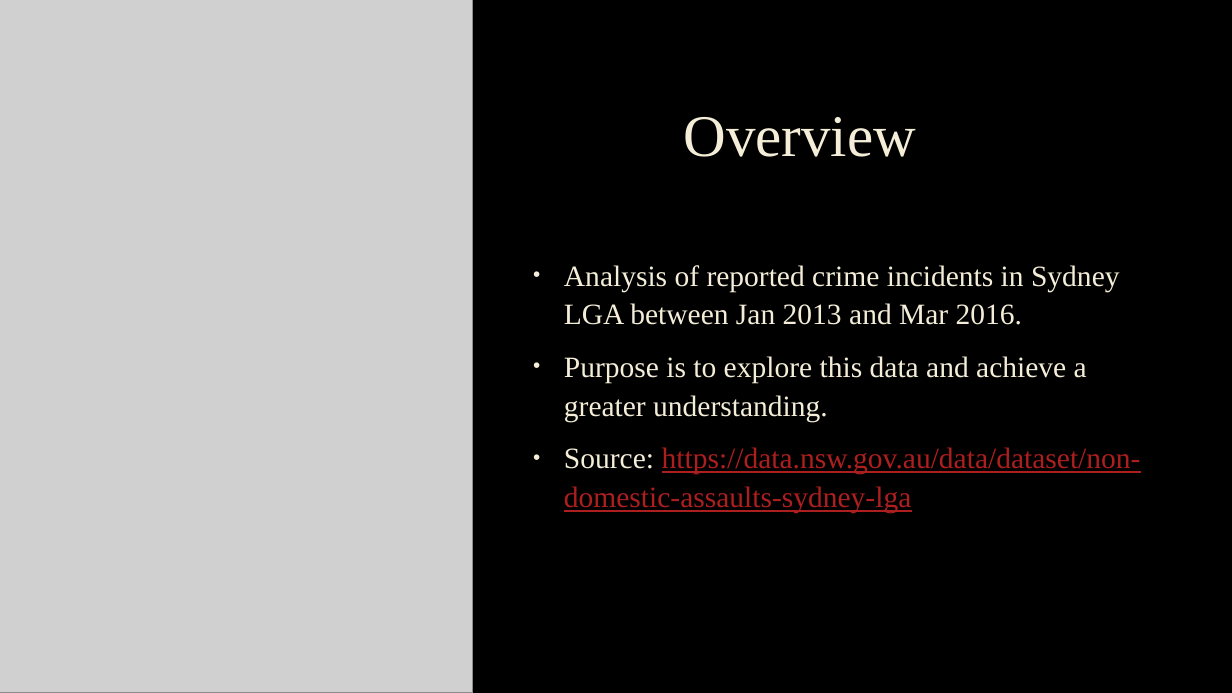
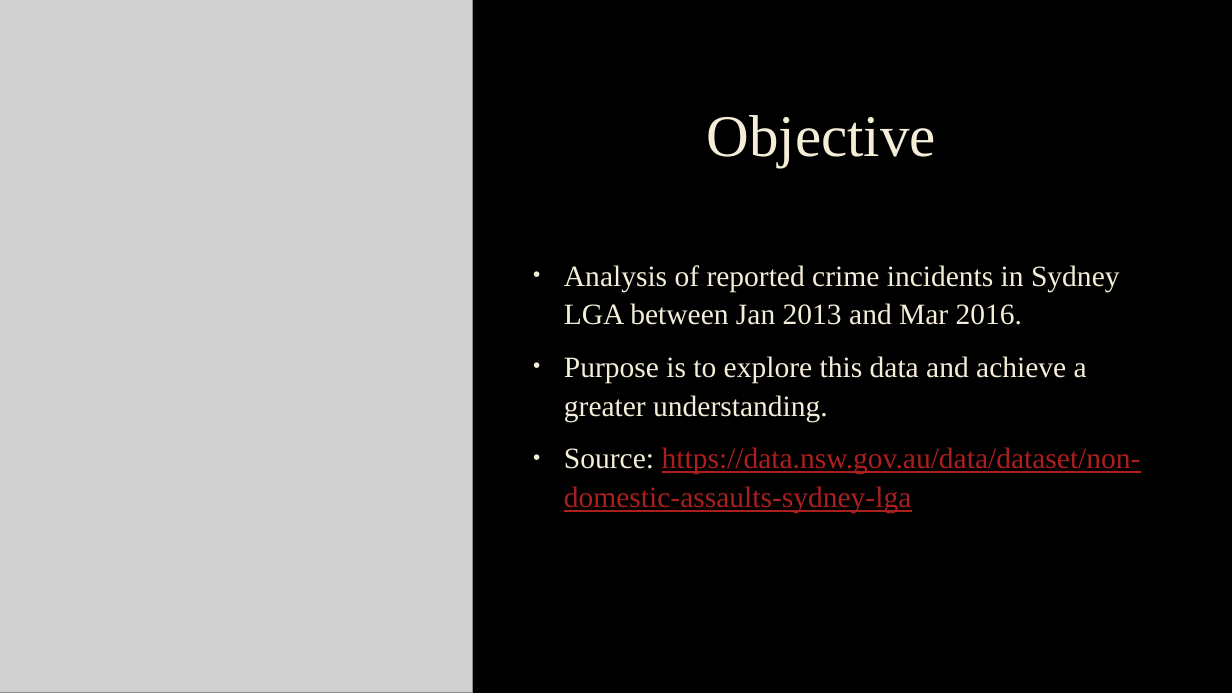
Before and after one commit to sebgiunta/IOD_Mini_Project_1_crimedata, a slide deck: slide 4 of IOD - Mini Project 1 - Slides.pptx (slide 2 before the commit). Drawn at 1232x693 pixels with LibreOffice and Linux fonts; fonts in the diff are those of the drawing; grey boxes stand for pictures; background and template pictures are left out. Boxes give left, top, right and bottom in pixels: in the first picture for what was removed or moved away, otherwise in the second. Text is boxed around its words. In the diff, an @@ line names an element or a change of style, - is before the commit and + after.

```diff
--- a/IOD - Mini Project 1 - Slides.pptx
+++ b/IOD - Mini Project 1 - Slides.pptx
@@ title at (x1=707, y1=115, x2=936, y2=167): text changed @@
-Overview
+Objective
```
Also in this commit, not shown: 2 other slides changed, 5 slides added.
